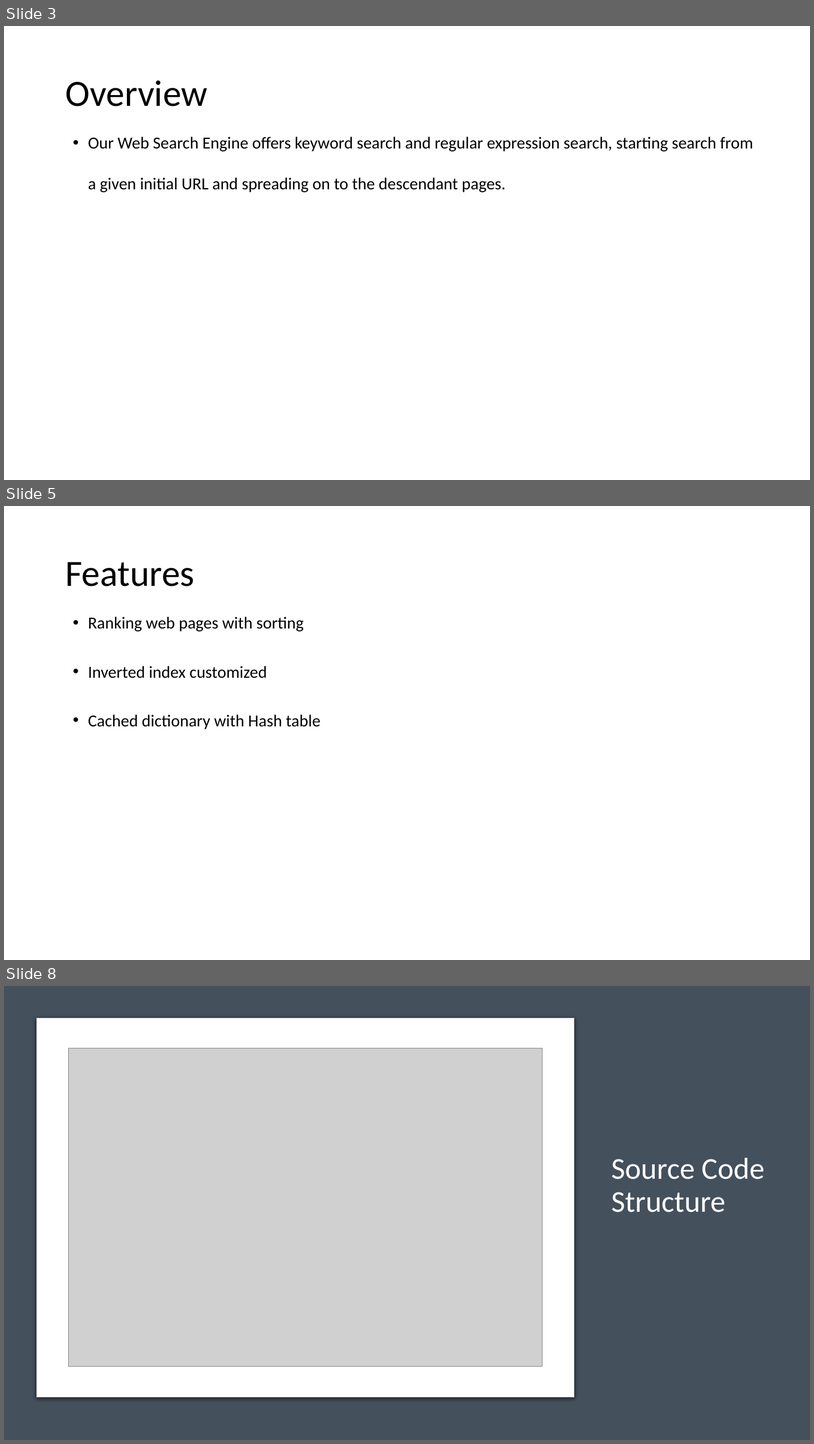
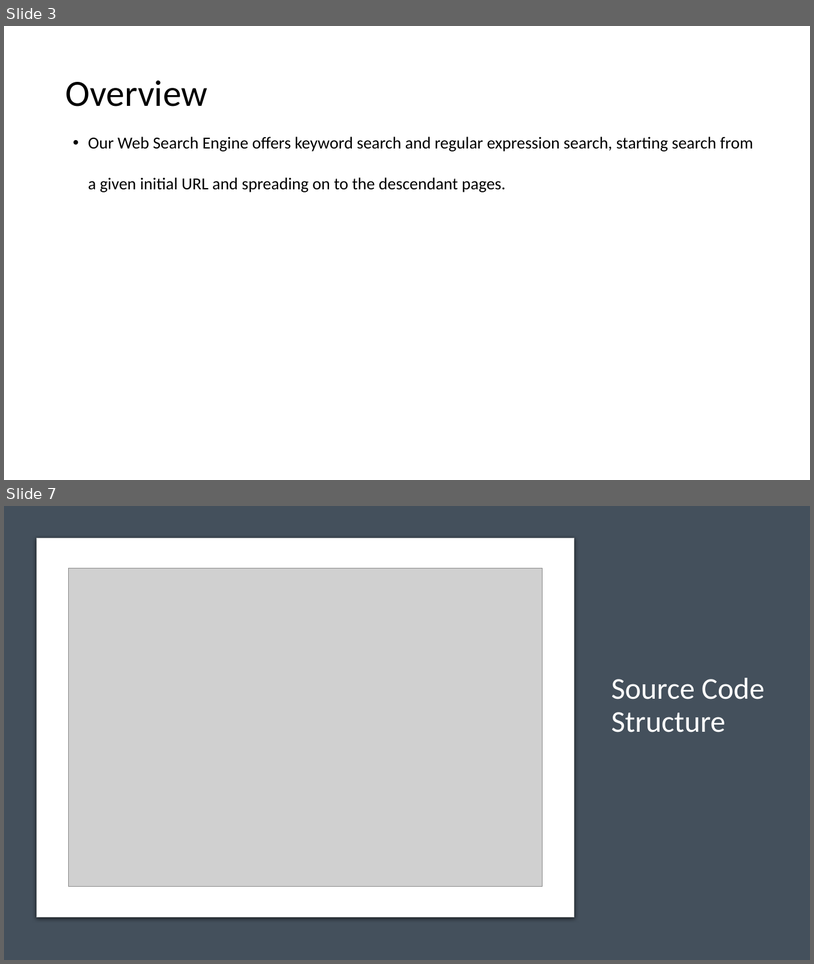
Before and after one commit to fanchuanster/8547SFinalProj, a slide deck: FinalProject_AC.pptx. Shown one above the other, each under a label of ours: slides 3, 5 and 8 before the commit, slides 3 and 7 after it; the slides between them are not shown. The pictures are 814x1444 and 814x964 pixels, drawn with LibreOffice and Linux fonts; fonts in the diff are those of the drawing; grey boxes stand for pictures; background and template pictures are left out. Boxes give left, top, right and bottom in pixels: in the first picture for what was removed or moved away, otherwise in the second. Text is boxed around its words. In the diff, an @@ line names an element or a change of style, - is before the commit and + after.

```diff
--- a/FinalProject_AC.pptx
+++ b/FinalProject_AC.pptx
@@ slide 5 removed at box(4, 506, 810, 960), background #FFFFFF @@
@@ title removed at box(65, 562, 194, 586) @@
-Features
@@ text removed at box(88, 616, 321, 729) @@
-• Ranking web pages with sorting
-• Inverted index customized
-• Cached dictionary with Hash table
@@ what was slide 8 is now slide 7 @@
```
Also in this commit, not shown: 5 slides changed, 2 other files.
